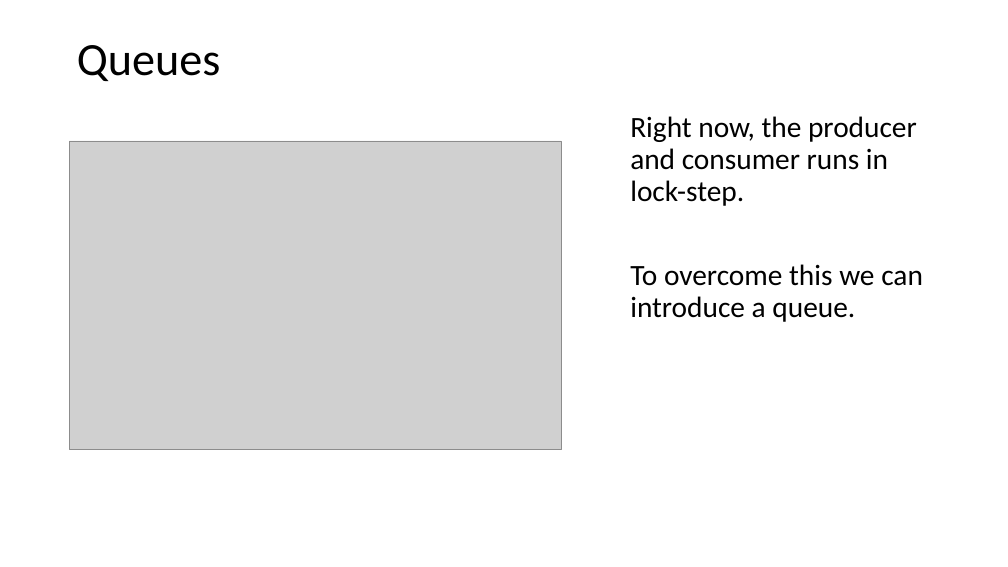
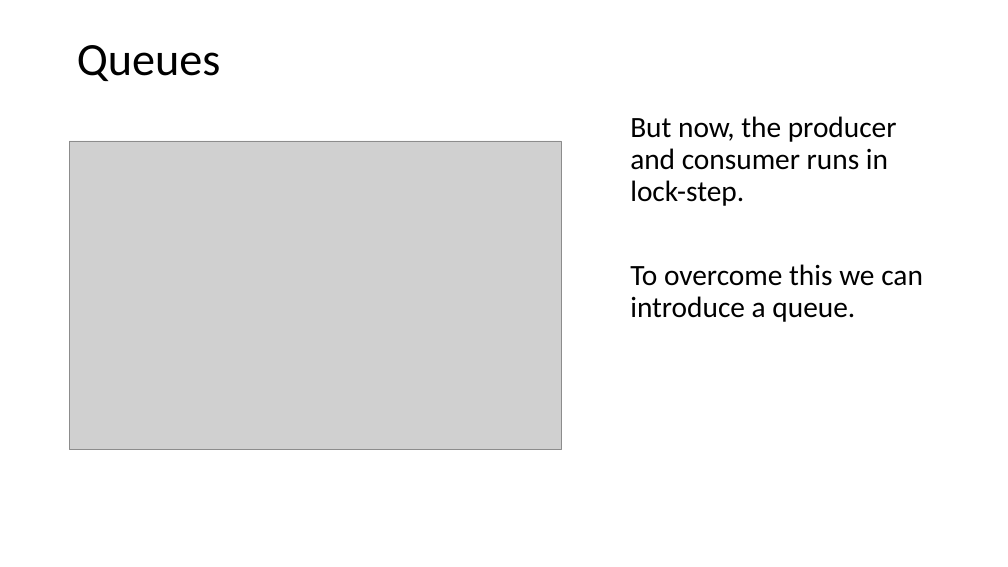
Before and after one commit to codesmurf/st3its3_teaching, a slide deck: slide 18 of 07 Thread Synchronization 2/Thread Synchronization pt 2.pptx (slide 22 before the commit). Drawn at 1008x567 pixels with LibreOffice and Linux fonts; fonts in the diff are those of the drawing; grey boxes stand for pictures. Boxes give left, top, right and bottom in pixels: in the first picture for what was removed or moved away, otherwise in the second. Text is boxed around its words. In the diff, an @@ line names an element or a change of style, - is before the commit and + after.

Commit message:
moved ResetEvents to signal between threads and not producer-consumer

```diff
--- a/07 Thread Synchronization 2/Thread Synchronization pt 2.pptx
+++ b/07 Thread Synchronization 2/Thread Synchronization pt 2.pptx
@@ text at <box>630,116,897,206</box>: text changed @@
-Right now, the producer and consumer runs in lock-step.
+But now, the producer and consumer runs in lock-step.
```
Also in this commit, not shown: 4 other slides changed, 7 slides added, 5 slides removed.
